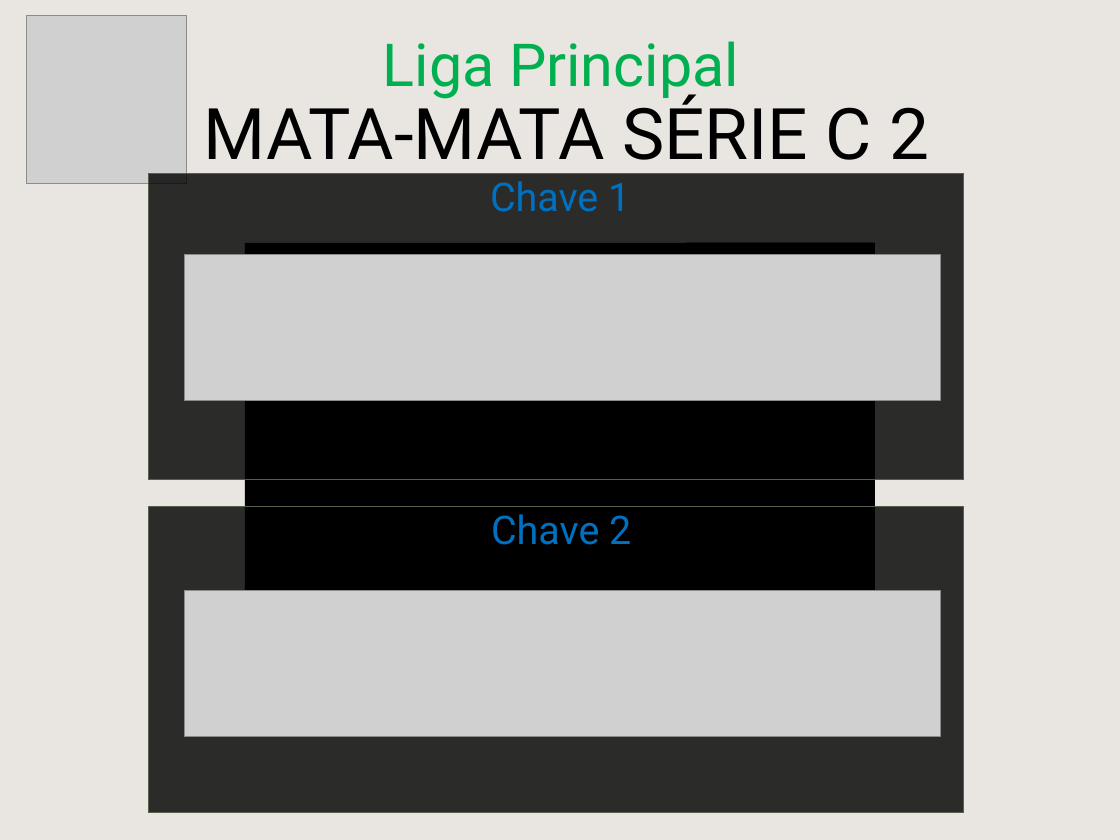
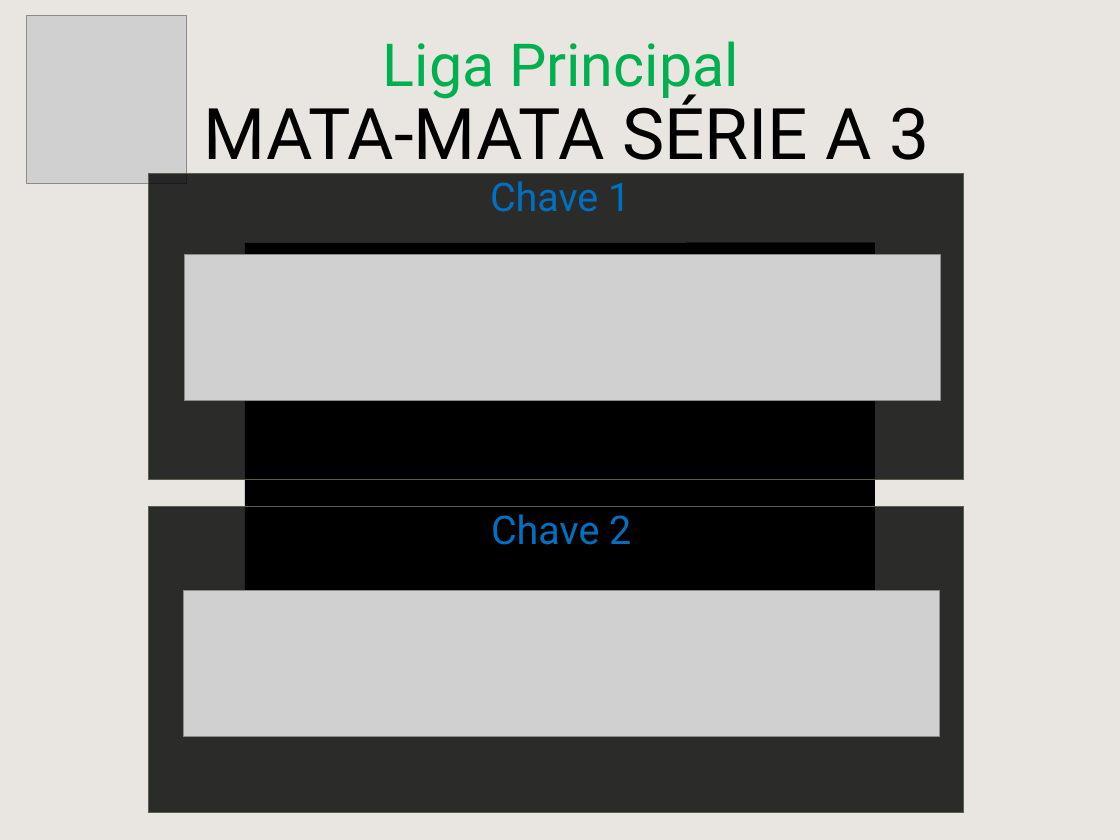
Before and after one commit to cknakayama/automacao_ligaroletarussa2021, a slide deck: slide 8 of MataMataPlanilha.pptx. Drawn at 1120x840 pixels with LibreOffice and Linux fonts; fonts in the diff are those of the drawing; grey boxes stand for pictures; background and template pictures are left out. Boxes give left, top, right and bottom in pixels: in the first picture for what was removed or moved away, otherwise in the second. Text is boxed around its words. In the diff, an @@ line names an element or a change of style, - is before the commit and + after.

```diff
--- a/MataMataPlanilha.pptx
+++ b/MataMataPlanilha.pptx
@@ text at [204,94,930,176]: text changed @@
-MATA-MATA SÉRIE C 2
+MATA-MATA SÉRIE A 3
```
Also in this commit, not shown: 5 other slides changed, 2 slides added, 4 other files.
